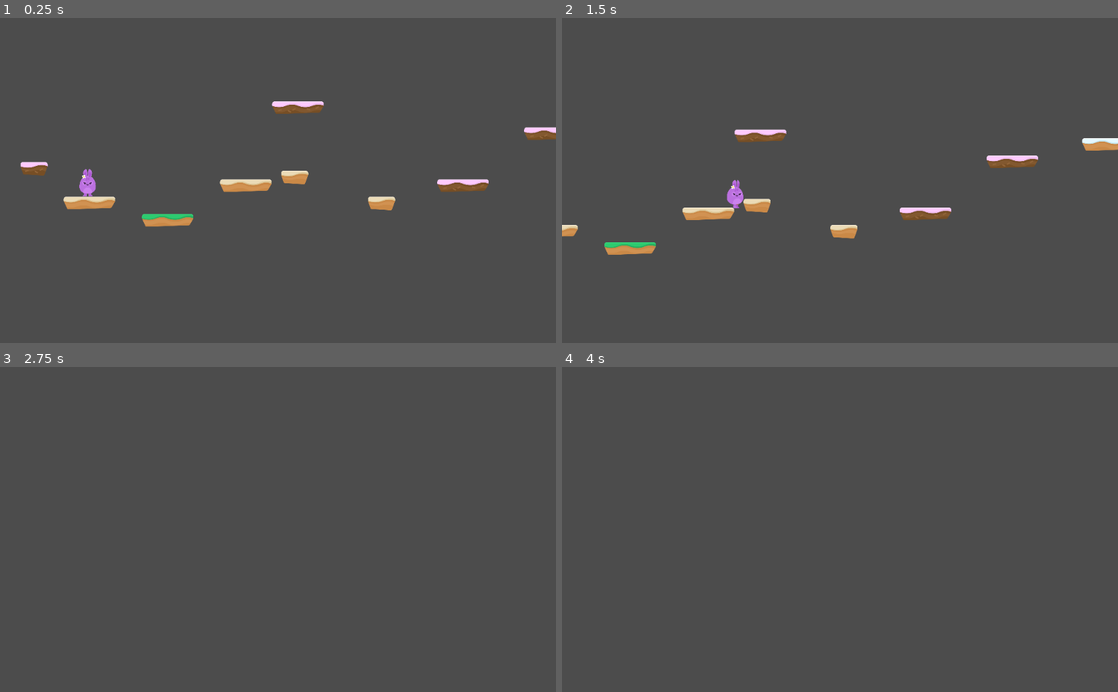
Above: before the commit, frames 1-4 (two rows, left to right).
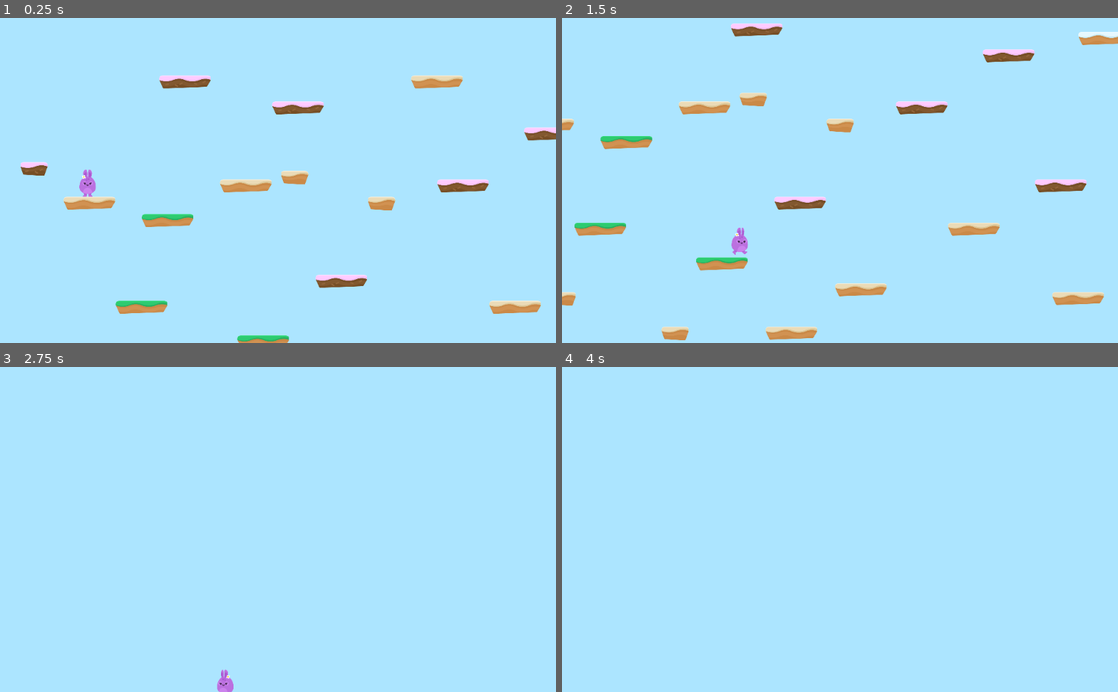
Above: after the commit, the same moments.

Repository: yottaawesome/godot-playground
Game: Godot game, scene res://Levels/Level1.tscn
Same seed, same stepped clock (60 frames per second), same inputs: the game is played once before the commit and once after it.
Inputs:
- Up to frame 1 (0.25 s): no input
- Up to frame 2 (1.5 s): hold D (right) from 0.53 s (still down); tap W (jump) at 0.77 s
- Up to frame 3 (2.75 s): tap W (jump) at 1.52 s; release D (right) at 2.03 s; hold A (left) from 2.03 s (still down)
- Up to frame 4 (4 s): release A (left) at 2.78 s; hold D (right) from 2.78 s (still down); tap W (jump) at 3.02, 3.77 s; tap Enter at 3.5 s

The runs differ from the first frame. In frame 1, 98% of the frame differs, in the area x 0-100%, y 0-100%; in frame 2, 100%; in frame 3, 100%; in frame 4, 100%.

Commit message:
Add initial parallax background

Diff:
--- a/src/Hoppy Days/Levels/Level1.tscn
+++ b/src/Hoppy Days/Levels/Level1.tscn
@@ -13,4 +13,4 @@
 tile_set = ExtResource( 2 )
 collision_layer = 2
 format = 1
-tile_data = PoolIntArray( -393187, 0, 0, -327611, 6, 0, -196550, 0, 0, 65536, 1, 0, 131102, 5, 0, 196631, 4, 0, 196656, 0, 0, 327685, 4, 0, 327720, 5, 0, 458766, 2, 0 )
+tile_data = PoolIntArray( -589808, 0, 0, -589779, 4, 0, -393187, 0, 0, -327611, 6, 0, -196550, 0, 0, 65536, 1, 0, 131102, 5, 0, 196631, 4, 0, 196656, 0, 0, 327685, 4, 0, 327720, 5, 0, 458766, 2, 0, 786496, 0, 0, 917538, 0, 0, 1114123, 2, 0, 1114166, 4, 0, 1376281, 2, 0, 1572905, 4, 0, 1638408, 5, 0, 1638466, 4, 0, 1900565, 5, 0, 1900577, 4, 0, 1966083, 5, 0, 2097207, 0, 0 )
--- a/src/Hoppy Days/Player/Player.gd
+++ b/src/Hoppy Days/Player/Player.gd
@@ -3,12 +3,12 @@
 
 var motion = Vector2(0,0)
 const SPEED = 1500
-const GRAVITY = 300
+const GRAVITY = 150
 # A note on Godot's screen coordinates
 # (0,0) is top left corner of the screen, and positive y-axis
 # is down the screen (negative is obviously up)
 const UP = Vector2(0,-1)
-const JUMP_SPEED = 5000
+const JUMP_SPEED = 3500
 
 signal animate
 
--- a/src/Hoppy Days/Player/Player.tscn
+++ b/src/Hoppy Days/Player/Player.tscn
@@ -1,7 +1,11 @@
-[gd_scene load_steps=4 format=2]
+[gd_scene load_steps=8 format=2]
 
 [ext_resource path="res://Player/PlayerAnimation.tscn" type="PackedScene" id=1]
 [ext_resource path="res://Player/Player.gd" type="Script" id=2]
+[ext_resource path="res://GFX/Background/bg_layer1.png" type="Texture" id=3]
+[ext_resource path="res://GFX/Background/bg_layer2.png" type="Texture" id=4]
+[ext_resource path="res://GFX/Background/bg_layer3.png" type="Texture" id=5]
+[ext_resource path="res://GFX/Background/bg_layer4.png" type="Texture" id=6]
 
 [sub_resource type="CapsuleShape2D" id=1]
 radius = 61.5
@@ -26,4 +30,56 @@
 limit_left = 0
 limit_smoothed = true
 smoothing_enabled = true
+
+[node name="ParallaxBackground" type="ParallaxBackground" parent="Camera2D"]
+scroll_base_offset = Vector2( 0, -1000 )
+scroll_ignore_camera_zoom = true
+
+[node name="ParallaxLayer" type="ParallaxLayer" parent="Camera2D/ParallaxBackground"]
+motion_scale = Vector2( 0.125, 1 )
+motion_mirroring = Vector2( 2048, 2048 )
+
+[node name="TextureRect" type="TextureRect" parent="Camera2D/ParallaxBackground/ParallaxLayer"]
+margin_right = 40.0
+margin_bottom = 40.0
+texture = ExtResource( 3 )
+__meta__ = {
+"_edit_use_anchors_": false
+}
+
+[node name="ParallaxLayer2" type="ParallaxLayer" parent="Camera2D/ParallaxBackground"]
+motion_scale = Vector2( 0.25, 1 )
+motion_mirroring = Vector2( 2048, 0 )
+
+[node name="TextureRect" type="TextureRect" parent="Camera2D/ParallaxBackground/ParallaxLayer2"]
+margin_right = 40.0
+margin_bottom = 40.0
+texture = ExtResource( 4 )
+__meta__ = {
+"_edit_use_anchors_": false
+}
+
+[node name="ParallaxLayer3" type="ParallaxLayer" parent="Camera2D/ParallaxBackground"]
+motion_scale = Vector2( 0.5, 1 )
+motion_mirroring = Vector2( 2048, 0 )
+
+[node name="TextureRect" type="TextureRect" parent="Camera2D/ParallaxBackground/ParallaxLayer3"]
+margin_right = 40.0
+margin_bottom = 40.0
+texture = ExtResource( 5 )
+__meta__ = {
+"_edit_use_anchors_": false
+}
+
+[node name="ParallaxLayer4" type="ParallaxLayer" parent="Camera2D/ParallaxBackground"]
+motion_scale = Vector2( 0.75, 1 )
+motion_mirroring = Vector2( 2048, 0 )
+
+[node name="TextureRect" type="TextureRect" parent="Camera2D/ParallaxBackground/ParallaxLayer4"]
+margin_right = 40.0
+margin_bottom = 40.0
+texture = ExtResource( 6 )
+__meta__ = {
+"_edit_use_anchors_": false
+}
 [connection signal="animate" from="." to="PlayerAnimation" method="_on_Player_animate"]
